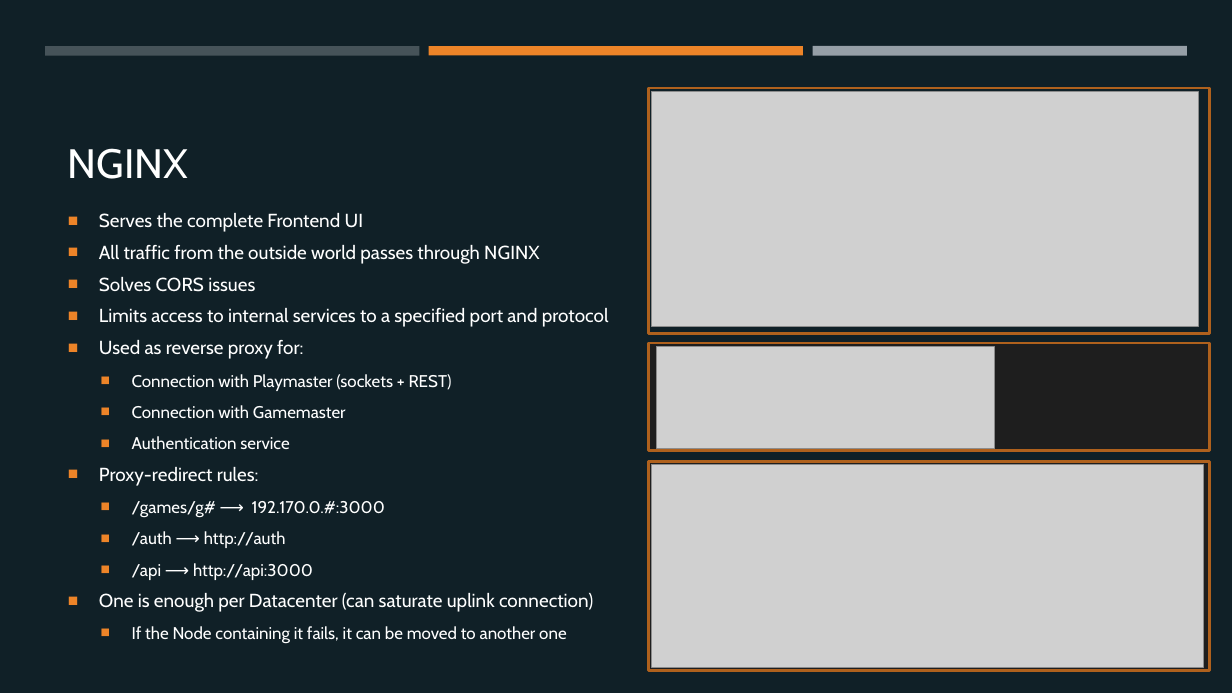
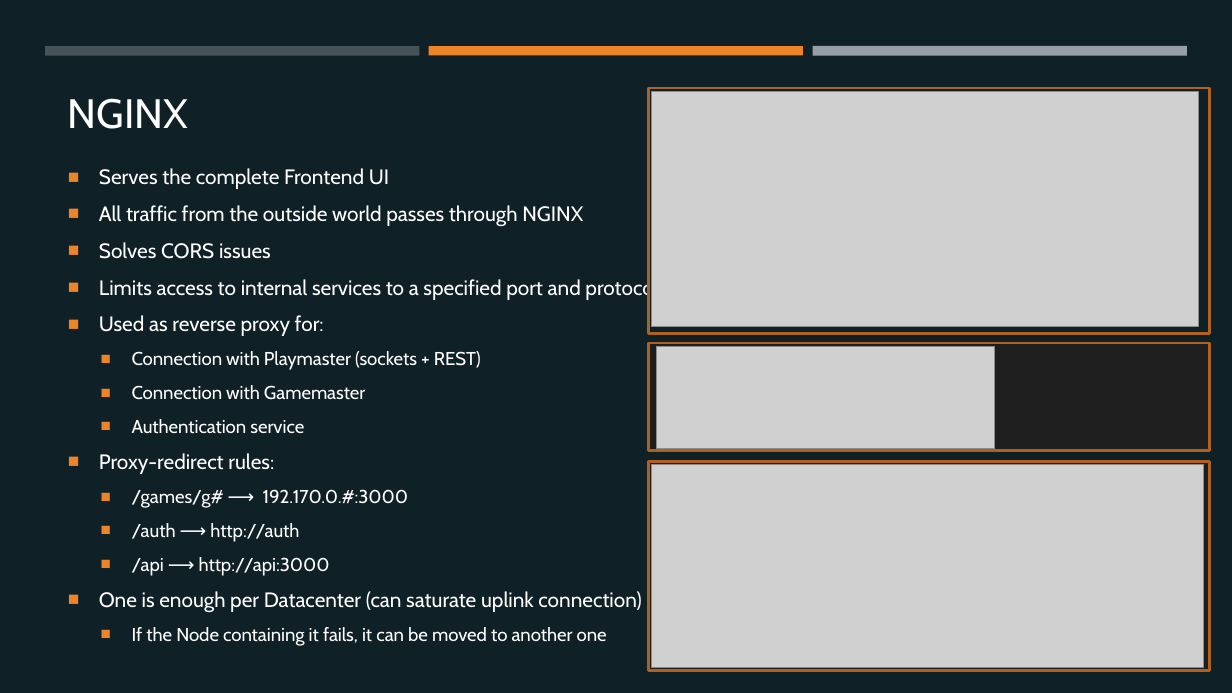
Before and after one commit to margaeor/COMP414-Distributed-Systems, a slide deck: slide 19 of presentation/Distributed.pptx. Drawn at 1232x693 pixels with LibreOffice and Linux fonts; fonts in the diff are those of the drawing; grey boxes stand for pictures. Boxes give left, top, right and bottom in pixels: in the first picture for what was removed or moved away, otherwise in the second. Text is boxed around its words. In the diff, an @@ line names an element or a change of style, - is before the commit and + after.

```diff
--- a/presentation/Distributed.pptx
+++ b/presentation/Distributed.pptx
@@ title "NGINX": place and size @@
-title "NGINX" at (68, 148, 188, 179)
+title "NGINX" at (68, 98, 188, 129)
@@ text "Serves the complete Frontend UI": place and size @@
-text "Serves the complete Frontend UI" at (99, 213, 609, 644)
+text "Serves the complete Frontend UI" at (99, 168, 658, 646)
@@ text "Serves the complete Frontend UI" at (99, 168, 658, 646): size 14.7 to 16.1 pt in "Serves the complete Frontend UI", "All traffic from the outside world passes ...", "Solves CORS issues", "Limits access to internal services to a ..." and 3 more places; size 13.2 to 14.4 pt in "Connection with Playmaster (sockets + REST)", "Connection with Gamemaster", "Authentication service", "/games/g# ⟶ 192.170.0.#:3000" and 3 more places; line spacing 0.9 to 1 @@
```
Also in this commit, not shown: 6 other slides changed.
